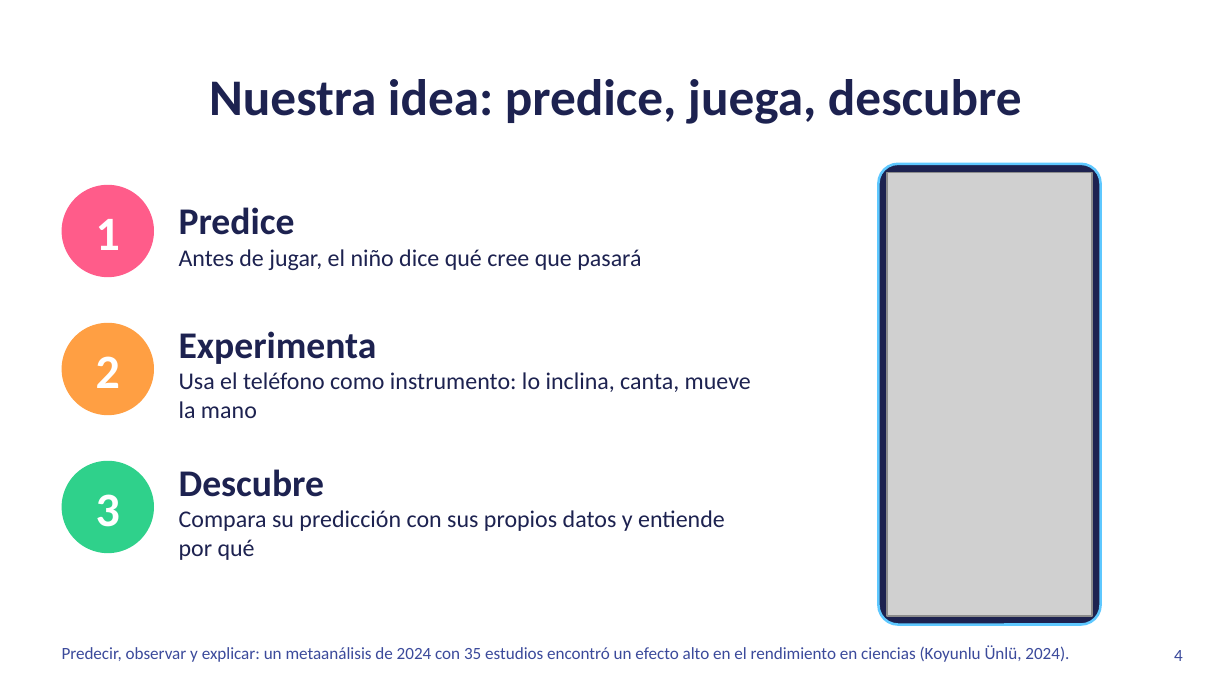
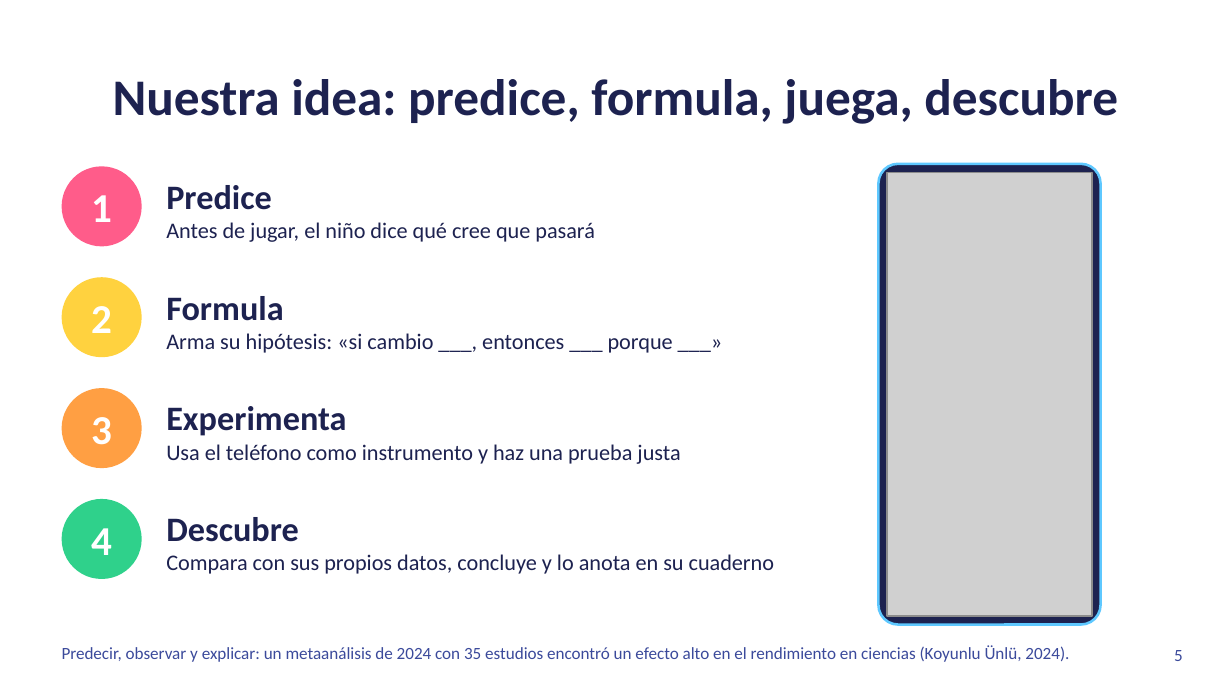
Before and after one commit to danielvaldess/chispa-lab, a slide deck: slide 5 of docs/presentacion/Chispa-Lab-hack4edu-2026.pptx (slide 4 before the commit). Drawn at 1232x693 pixels with LibreOffice and Linux fonts; fonts in the diff are those of the drawing; grey boxes stand for pictures. Boxes give left, top, right and bottom in pixels: in the first picture for what was removed or moved away, otherwise in the second. Text is boxed around its words. In the diff, an @@ line names an element or a change of style, - is before the commit and + after.

Commit message:
docs(entrega): presentación de 12 diapositivas con la demo primero, guion como fuente única de las notas, guion del vídeo de 3 minutos y cifras con su fuente
Se quitan o matizan las afirmaciones sin fuente (pueblos originarios, «casi ninguna herramienta», 28 escuelas) y se actualizan las medidas propias.

```diff
--- a/docs/presentacion/Chispa-Lab-hack4edu-2026.pptx
+++ b/docs/presentacion/Chispa-Lab-hack4edu-2026.pptx
@@ title at (113, 79, 1118, 124): text changed @@
-Nuestra idea: predice, juega, descubre
+Nuestra idea: predice, formula, juega, descubre
@@ ellipse "1": place and size @@
-ellipse "1" at (62, 185, 154, 277)
+ellipse "1" at (62, 166, 142, 246)
@@ ellipse "1" at (62, 166, 142, 246): size 28 to 24 pt @@
@@ text "Predice": place and size @@
-text "Predice" at (179, 207, 641, 270)
+text "Predice" at (166, 185, 595, 242)
@@ text "Predice" at (166, 185, 595, 242): size 22 to 20 pt in "Predice"; size 14 to 13 pt in "Antes de jugar, el niño dice qué ..." @@
@@ ellipse "2": place and size @@
-ellipse "2" at (62, 323, 154, 415)
+ellipse "2" at (62, 277, 142, 357)
@@ ellipse "2" at (62, 277, 142, 357): size 28 to 24 pt; fill #FF9F43 to #FFD23F @@
@@ text added at (166, 296, 673, 353), 13 pt, text #1D2250 @@
+Formula
+Arma su hipótesis: «si cambio ___, entonces ___ porque ___»
@@ ellipse "3": place and size @@
-ellipse "3" at (62, 461, 154, 553)
+ellipse "3" at (62, 388, 142, 468)
@@ ellipse "3" at (62, 388, 142, 468): size 28 to 24 pt; fill #2FD18B to #FF9F43 @@
@@ text "Experimenta": place and size @@
-text "Experimenta" at (179, 331, 751, 418)
+text "Experimenta" at (166, 406, 680, 464)
@@ text at (166, 406, 346, 436): size 22 to 20 pt in "Experimenta" @@
@@ text at (166, 444, 680, 464): text changed; size 14 to 13 pt @@
-Usa el teléfono como instrumento: lo inclina, canta, mueve la mano
+Usa el teléfono como instrumento y haz una prueba justa
@@ ellipse "4": place and size @@
-ellipse "4" at (1174, 650, 1183, 661)
+ellipse "4" at (62, 499, 142, 579)
@@ ellipse "4" at (62, 499, 142, 579): size 10 to 24 pt, text colour #3B4A9B to #FFFFFF, bold on; alignment right to centre; vertical alignment top to middle; fill none to #2FD18B @@
@@ text "Descubre": place and size @@
-text "Descubre" at (179, 469, 725, 560)
+text "Descubre" at (166, 517, 774, 574)
@@ text at (166, 517, 299, 542): size 22 to 20 pt in "Descubre" @@
@@ text at (166, 554, 774, 574): text changed; size 14 to 13 pt @@
-Compara su predicción con sus propios datos y entiende por qué
+Compara con sus propios datos, concluye y lo anota en su cuaderno
@@ page number added at (1174, 650, 1183, 661), 10 pt, text #3B4A9B @@
+5
```
Also in this commit, not shown: 5 other slides changed, 1 slide added, 14 other files.
